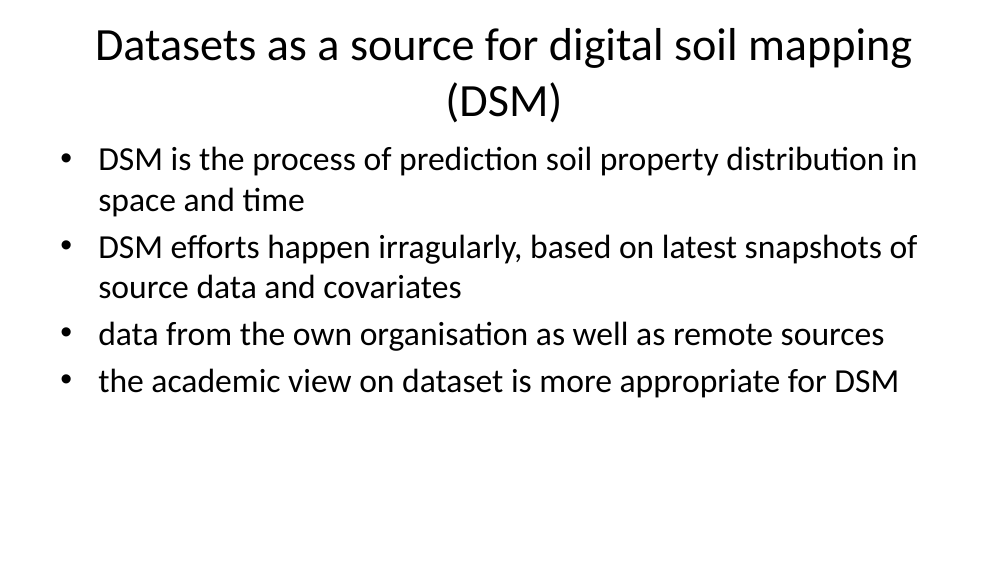
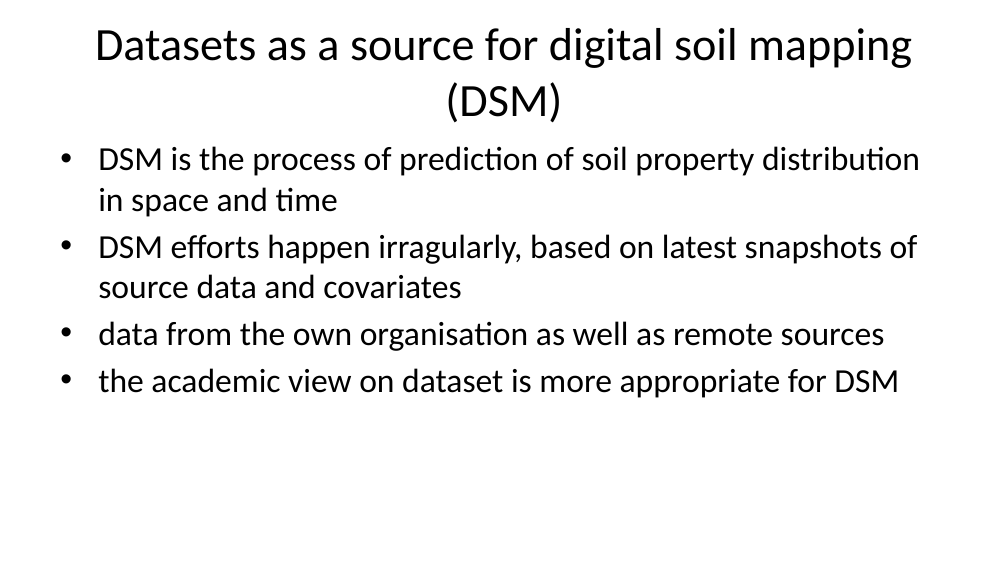
Before and after one commit to pvgenuchten/slides, a slide deck: slide 11 of slides/2026-soil-information-systems-for-decision-making-in-africa.pptx. Drawn at 1008x567 pixels with LibreOffice and Linux fonts; fonts in the diff are those of the drawing. Boxes give left, top, right and bottom in pixels: in the first picture for what was removed or moved away, otherwise in the second. Text is boxed around its words. In the diff, an @@ line names an element or a change of style, - is before the commit and + after.

```diff
--- a/slides/2026-soil-information-systems-for-decision-making-in-africa.pptx
+++ b/slides/2026-soil-information-systems-for-decision-making-in-africa.pptx
@@ text at box(98, 146, 920, 217): text changed @@
-• DSM is the process of prediction soil property distribution in space and time
+• DSM is the process of prediction of soil property distribution in space and time
```
Also in this commit, not shown: 9 other slides changed, 9 slides added, 3 slides removed, 13 other files.
